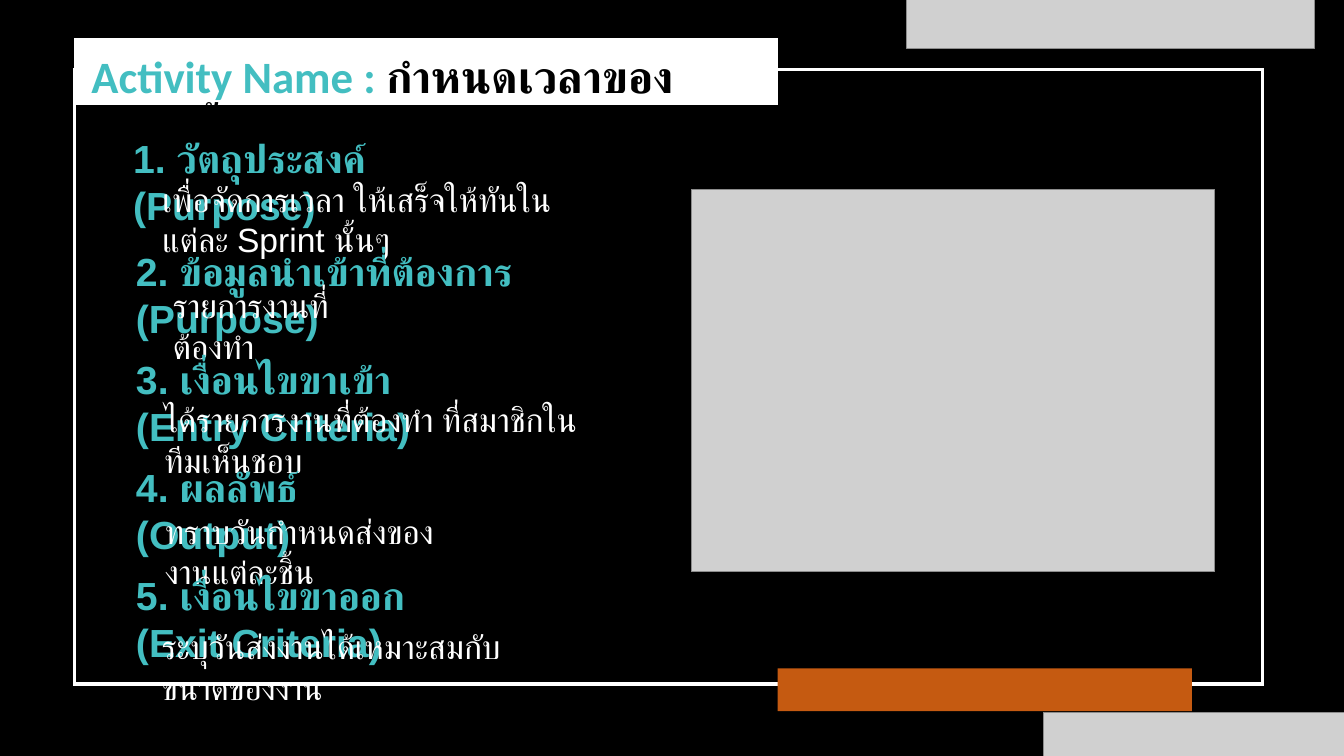
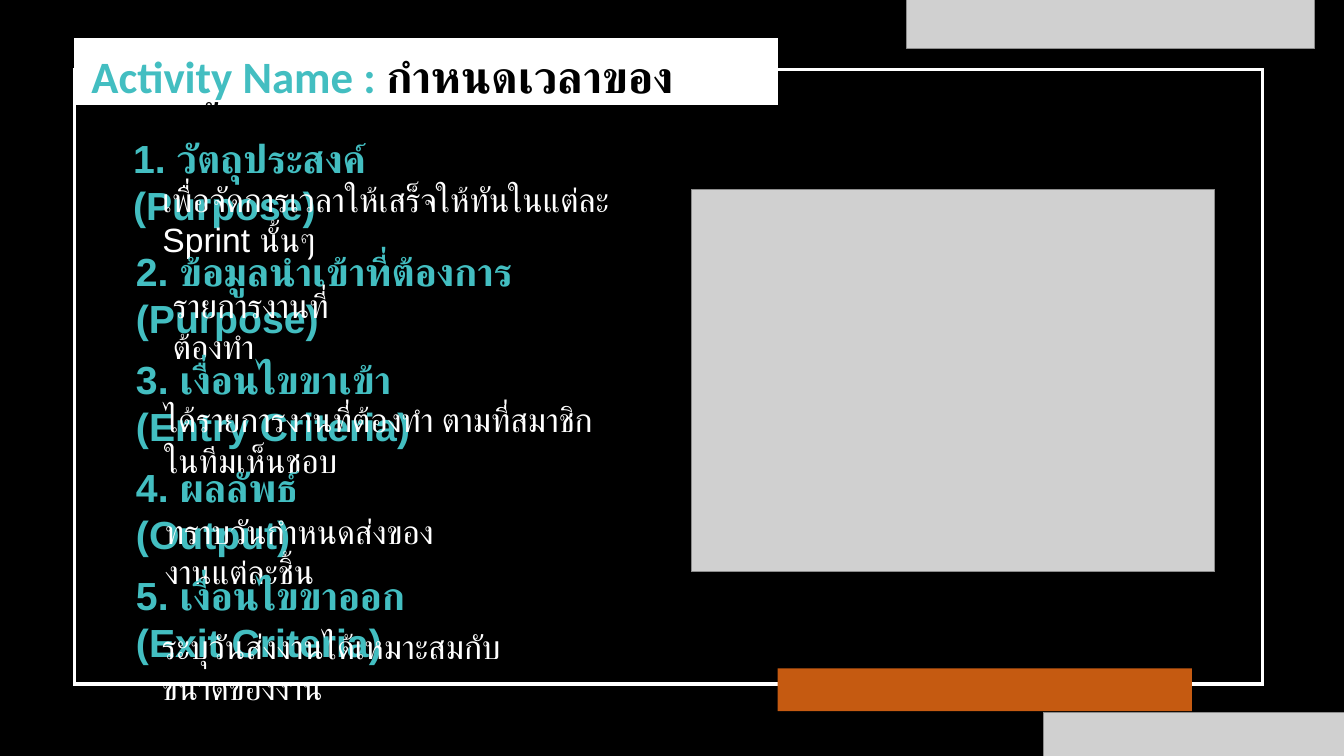
Before and after one commit to wirat0155/team4, a slide deck: slide 4 of แผนกลยุทธ์/V.1.3.1 [2021-07-17] แผนกลยุทธ์การพัฒนาซอฟต์แวร์.pptx. Drawn at 1344x756 pixels with LibreOffice and Linux fonts; fonts in the diff are those of the drawing; grey boxes stand for pictures. Boxes give left, top, right and bottom in pixels: in the first picture for what was removed or moved away, otherwise in the second. Text is boxed around its words. In the diff, an @@ line names an element or a change of style, - is before the commit and + after.

```diff
--- a/แผนกลยุทธ์/V.1.3.1 [2021-07-17] แผนกลยุทธ์การพัฒนาซอฟต์แวร์.pptx
+++ b/แผนกลยุทธ์/V.1.3.1 [2021-07-17] แผนกลยุทธ์การพัฒนาซอฟต์แวร์.pptx
@@ text at box(162, 186, 609, 261): spaces changed @@
-เพื่อจัดการเวลา ให้เสร็จให้ทันในแต่ละ Sprint นั้นๆ
+เพื่อจัดการเวลาให้เสร็จให้ทันในแต่ละ Sprint นั้นๆ
@@ text at box(164, 407, 593, 482): text changed @@
-ได้รายการงานที่ต้องทำ ที่สมาชิกในทีมเห็นชอบ
+ได้รายการงานที่ต้องทำ ตามที่สมาชิกในทีมเห็นชอบ
```
Also in this commit, not shown: 13 other slides changed, 2 other files.
